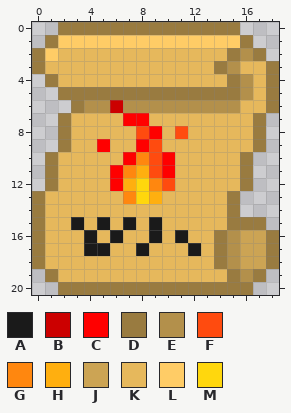
Two versions of one pixel-art sprite, data/textures/items/scrolls/scroll_fire.png. Above, as it was before the edit.
The file is 19x21 pixels.
Palette (. is transparent): A #1a1a1a  B #cc0000  C #ff0000  D #997b40  E #b3904b  F #ff4b0f  G #ff870f  H #ffaf0f  J #cca454  K #e6b85c  L #ffcc66  M #ffd70d
Pixels before, first column x 0:
 0 ..DDDDDDDDDDDDDD...
 1 .DLLLLLLLLLLLLLLD..
 2 DLKKKKKKKKKKKKKDED.
 3 DKKKKKKKKKKKKKDEKKD
 4 .DKKKKKKKKKKKKKDEKD
 5 ..DDDDDDDDDDDDDDEKD
 6 ...DEEBEEEEEEEEEKKD
 7 ..DKKKKCCKKKKKKKKD.
 8 ..DKKKKKFCKFKKKKKD.
 9 ..DKKCKKCFKKKKKKKD.
10 .DKKKKKCGFCKKKKKD..
11 .DKKKKCGHFCKKKKKD..
12 .DKKKKCHMGFKKKKKD..
13 DKKKKKKGMHKKKKKD...
14 DKKKKKKKKKKKKKKD...
15 DKKAKAKAKAKKKKKDDD.
16 DKKKAKAKKAKAKKDEJJD
17 DKKKAAKKAKKKAKDEJJD
18 DKKKKKKKKKKKKKDEJJD
19 .DKKKKKKKKKKKKKDED.
20 ..DDDDDDDDDDDDDDD..
The same view after the edit:
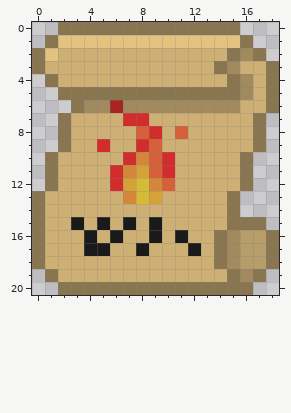
Diff:
{"colour":"B","old":"#cc0000","new":"#a82424"}
{"colour":"C","old":"#ff0000","new":"#d22d2d"}
{"colour":"D","old":"#997b40","new":"#897650"}
{"colour":"E","old":"#b3904b","new":"#a18a5d"}
{"colour":"F","old":"#ff4b0f","new":"#d56039"}
{"colour":"G","old":"#ff870f","new":"#d58739"}
{"colour":"H","old":"#ffaf0f","new":"#d5a139"}
{"colour":"J","old":"#cca454","new":"#b79d69"}
{"colour":"K","old":"#e6b85c","new":"#ceb074"}
{"colour":"L","old":"#ffcc66","new":"#e4c381"}
{"colour":"M","old":"#ffd70d","new":"#d5bb37"}
{"label":"changed","picture_box":[32,22,279,295]}
